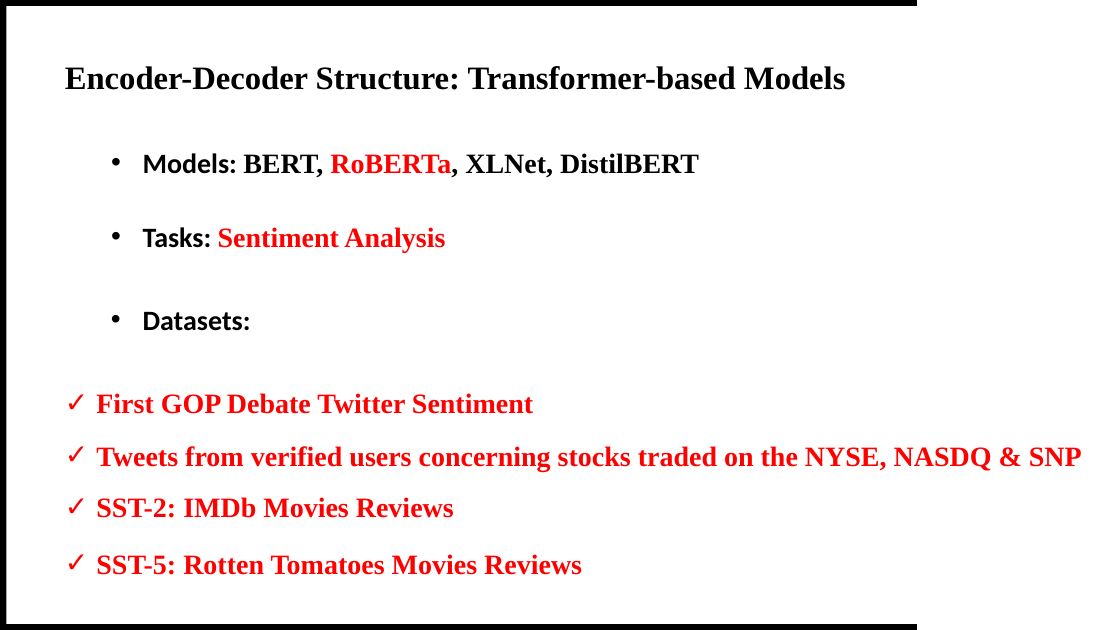
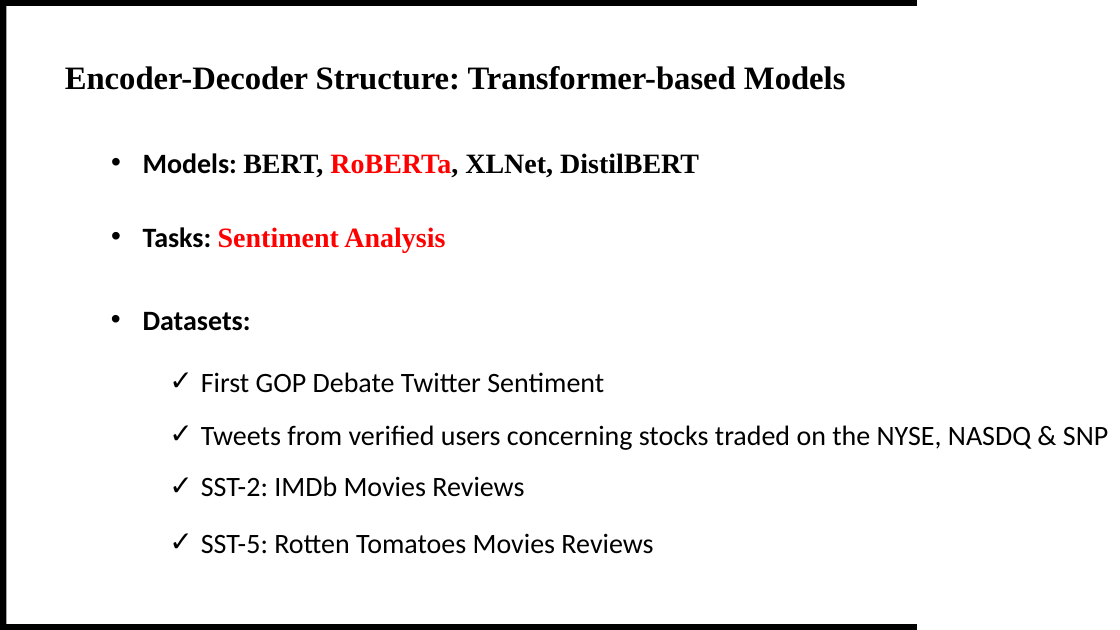
Before and after one commit to theQuert/inlpfun, a slide deck: slide 6 of Lab/REP.pptx. Drawn at 1120x630 pixels with LibreOffice and Linux fonts; fonts in the diff are those of the drawing; background and template pictures are left out. Boxes give left, top, right and bottom in pixels: in the first picture for what was removed or moved away, otherwise in the second. Text is boxed around its words. In the diff, an @@ line names an element or a change of style, - is before the commit and + after.

```diff
--- a/Lab/REP.pptx
+++ b/Lab/REP.pptx
@@ text "First GOP Debate Twitter Sentiment": place and size @@
-text "First GOP Debate Twitter Sentiment" at (96,393,533,414)
+text "First GOP Debate Twitter Sentiment" at (201,372,604,393)
@@ text "Tweets from verified users concerning ...": place and size @@
-text "Tweets from verified users concerning ..." at (96,446,1082,471)
+text "Tweets from verified users concerning ..." at (201,425,1108,450)
@@ font Times New Roman to Calibri, text colour #FF0000 to #000000, bold off in 4 elements at (201,425,1108,450), (201,372,604,393), (201,533,653,554), (201,476,524,497) @@
@@ text "SST-2: IMDb Movies Reviews": place and size @@
-text "SST-2: IMDb Movies Reviews" at (96,497,454,518)
+text "SST-2: IMDb Movies Reviews" at (201,476,524,497)
@@ text "SST-5: Rotten Tomatoes Movies Reviews": place and size @@
-text "SST-5: Rotten Tomatoes Movies Reviews" at (96,554,582,575)
+text "SST-5: Rotten Tomatoes Movies Reviews" at (201,533,653,554)
```
Also in this commit, not shown: 8 other slides changed, 2 slides added, 6 other files.
